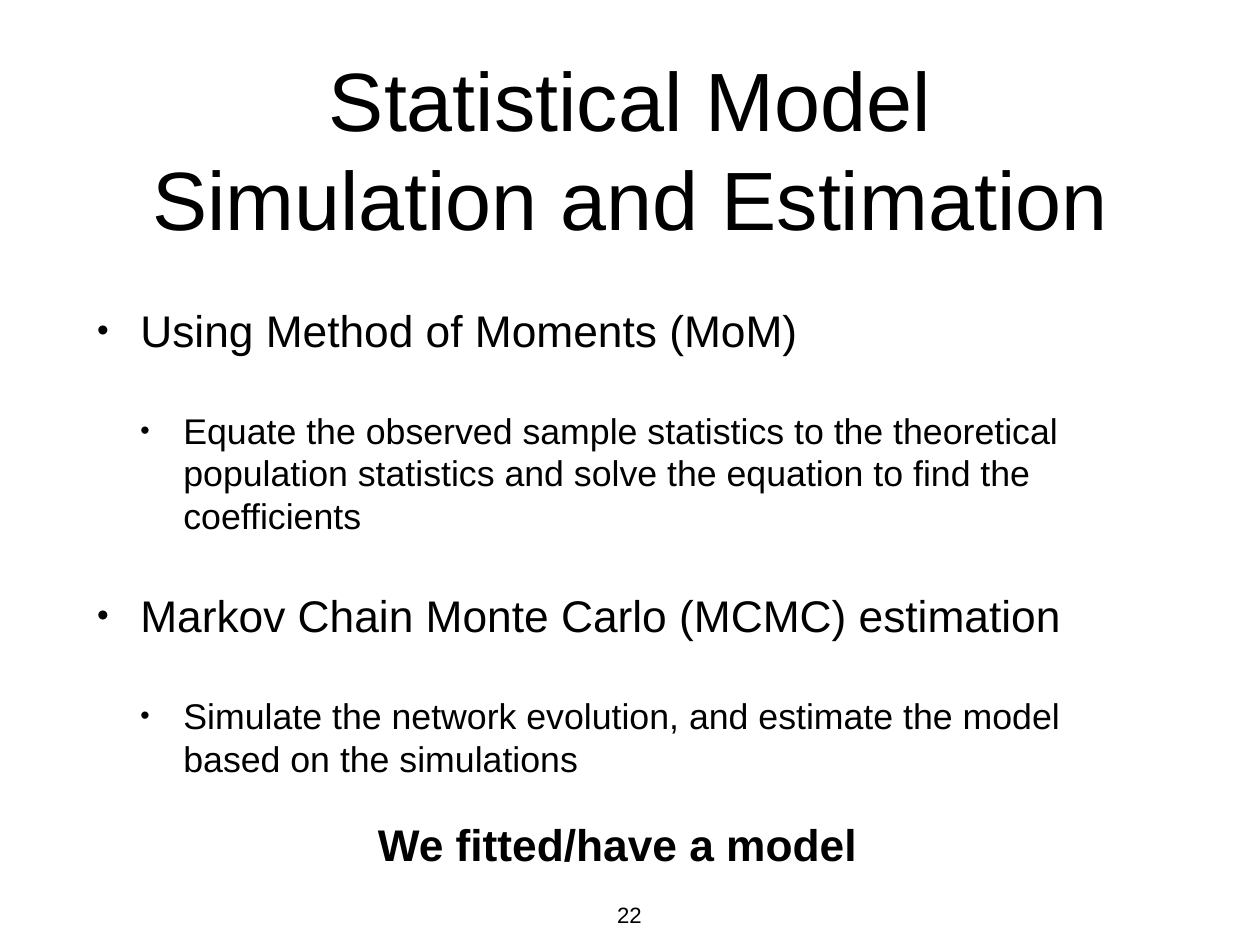
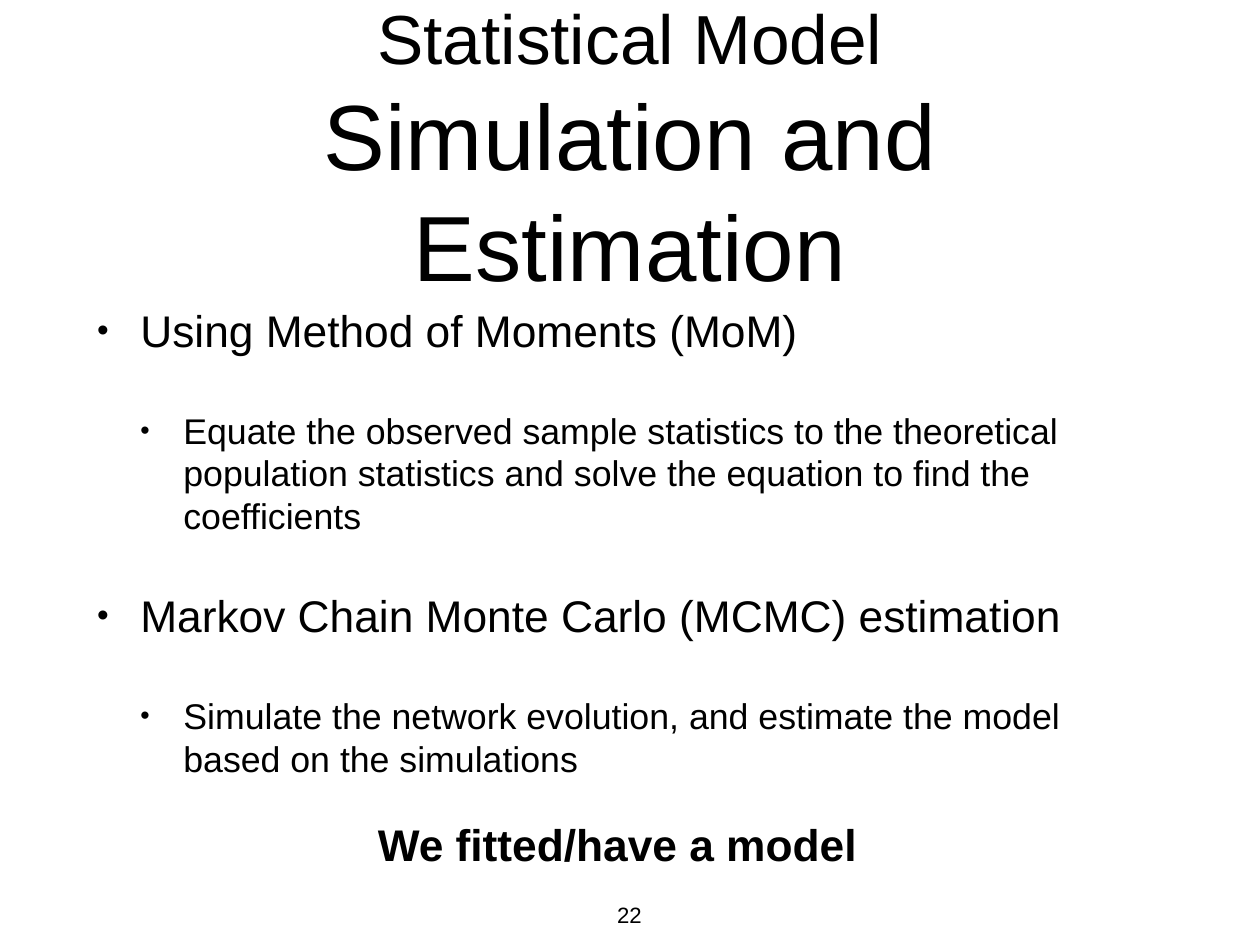
Before and after one commit to azarbakht/prelim, a slide deck: slide 22 of slides/prelim_presentation.pptx. Drawn at 1260x945 pixels with LibreOffice and Linux fonts; fonts in the diff are those of the drawing. Boxes give left, top, right and bottom in pixels: in the first picture for what was removed or moved away, otherwise in the second. Text is boxed around its words. In the diff, an @@ line names an element or a change of style, - is before the commit and + after.

```diff
--- a/slides/prelim_presentation.pptx
+++ b/slides/prelim_presentation.pptx
@@ title "Statistical Model" at [324,13,935,282]: size 67.2 to 56.4 pt in "Statistical Model"; size 67.2 to 75.2 pt in "Simulation and Estimation" @@
```
Also in this commit, not shown: 6 other slides changed, 5 other files.
